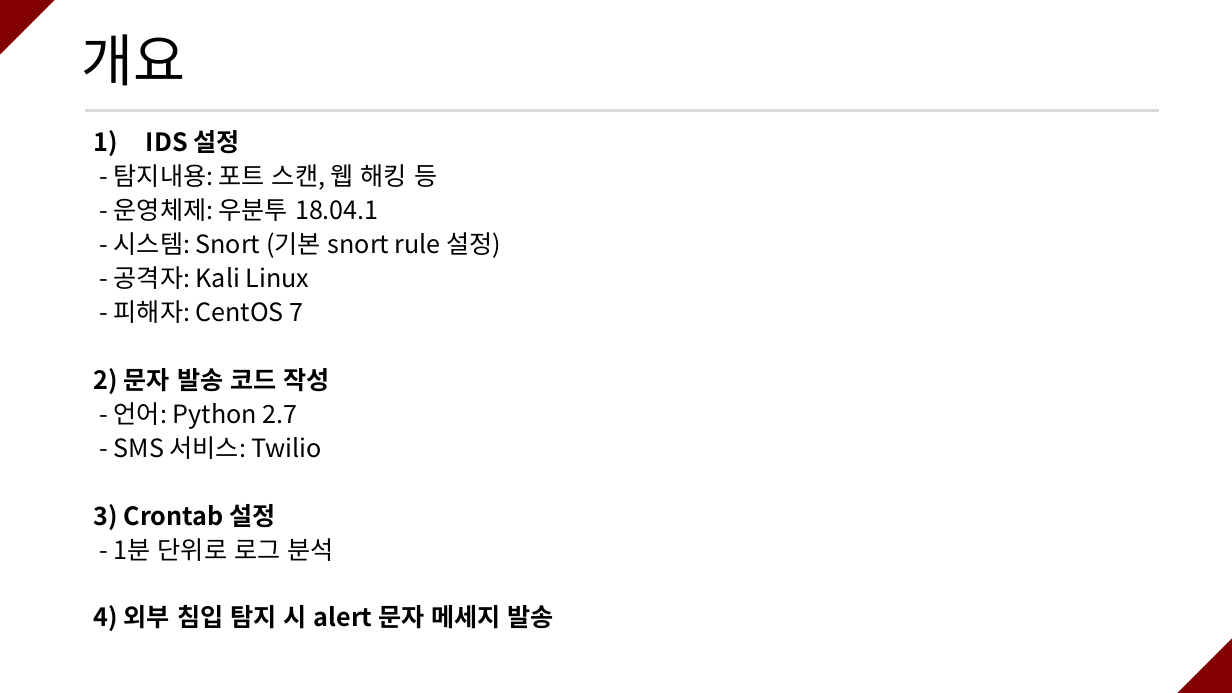
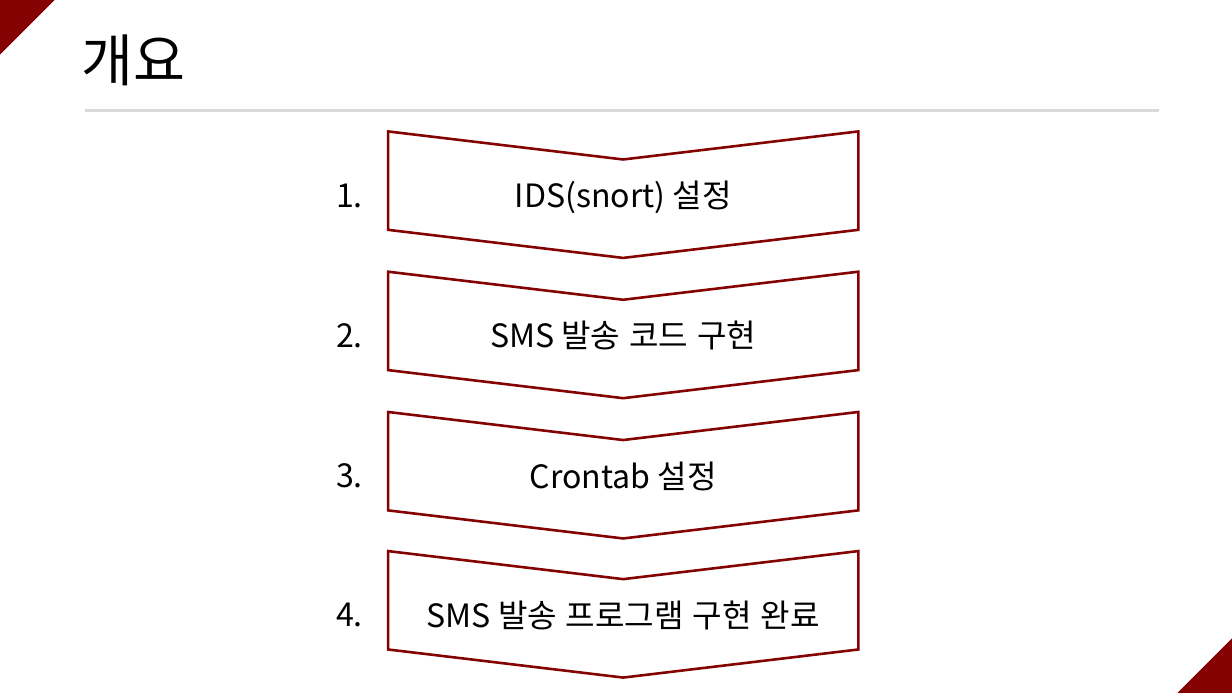
Before and after one commit to ramieeee/self_learning, a slide deck: slide 3 of semi_projects/보안탐지 및 SMS 알람/연람희_보안탐지 및 SMS 알람.pptx (slide 5 before the commit). Drawn at 1232x693 pixels with LibreOffice and Linux fonts; fonts in the diff are those of the drawing. Boxes give left, top, right and bottom in pixels: in the first picture for what was removed or moved away, otherwise in the second. Text is boxed around its words. In the diff, an @@ line names an element or a change of style, - is before the commit and + after.

```diff
--- a/semi_projects/보안탐지 및 SMS 알람/연람희_보안탐지 및 SMS 알람.pptx
+++ b/semi_projects/보안탐지 및 SMS 알람/연람희_보안탐지 및 SMS 알람.pptx
@@ text removed at [94,130,554,631] @@
-1) IDS 설정
-- 탐지내용: 포트 스캔, 웹 해킹 등
-- 운영체제: 우분투 18.04.1
-- 시스템: Snort (기본 snort rule 설정)
-- 공격자: Kali Linux
-- 피해자: CentOS 7
-2) 문자 발송 코드 작성
-- 언어: Python 2.7
-- SMS 서비스: Twilio
-3) Crontab 설정
-- 1분 단위로 로그 분석
-4) 외부 침입 탐지 시 alert 문자 메세지 발송
@@ chevron added at [388,131,859,258], outline #840202 2 pt, 25 pt, text #000000 @@
+IDS(snort) 설정
@@ text added at [336,183,363,208], 25 pt, text #000000 @@
+1.
@@ chevron added at [388,272,859,398], outline #840202 2 pt, 25 pt, text #000000 @@
+SMS 발송 코드 구현
@@ text added at [336,323,363,348], 25 pt, text #000000 @@
+2.
@@ chevron added at [388,412,859,539], outline #840202 2 pt, 25 pt, text #000000 @@
+Crontab 설정
@@ text added at [336,463,363,488], 25 pt, text #000000 @@
+3.
@@ chevron added at [388,551,859,677], outline #840202 2 pt, 25 pt, text #000000 @@
+SMS 발송 프로그램 구현 완료
@@ text added at [336,602,363,627], 25 pt, text #000000 @@
+4.
```
Also in this commit, not shown: 14 other slides changed, 4 slides added, 2 slides removed.
